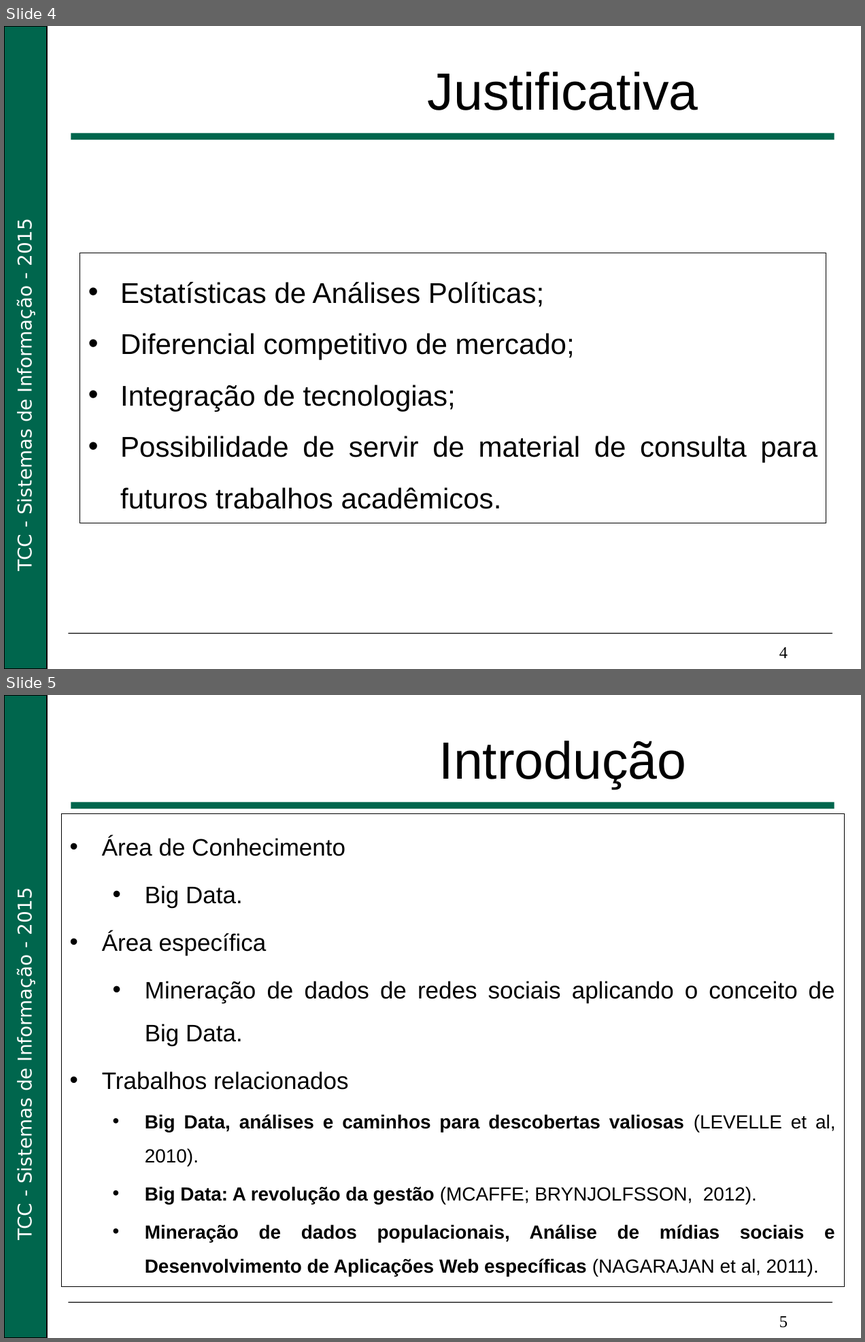
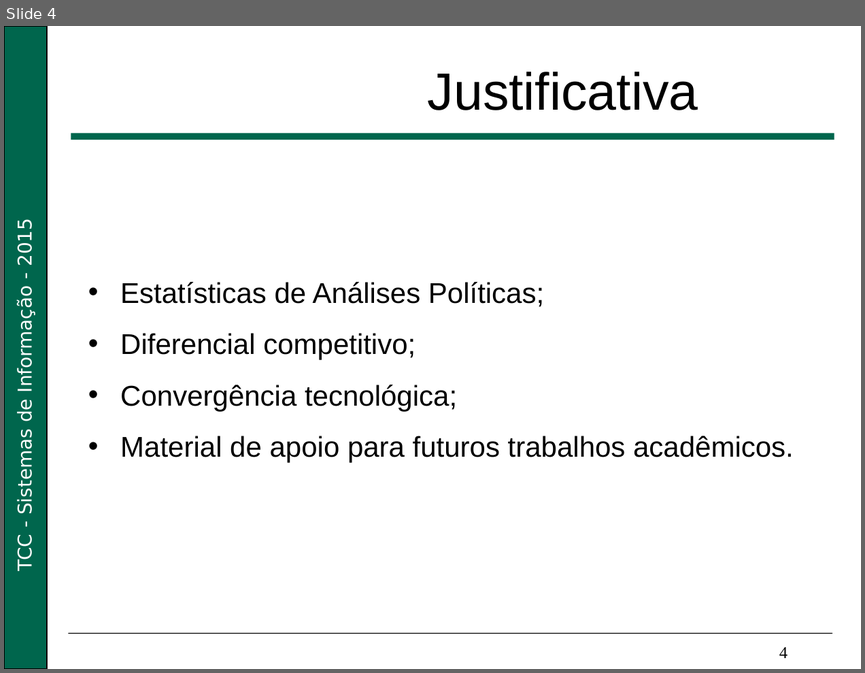
Before and after one commit to Nikofoxxx/TCC, a slide deck: documents/life_cycle/Apresentação_Big_Data.pptx. Shown one above the other, each under a label of ours: slides 4 and 5 before the commit, slide 4 after it. The pictures are 865x1342 and 865x673 pixels, drawn with LibreOffice and Linux fonts; fonts in the diff are those of the drawing; background and template pictures are left out. Boxes give left, top, right and bottom in pixels: in the first picture for what was removed or moved away, otherwise in the second. Text is boxed around its words. In the diff, an @@ line names an element or a change of style, - is before the commit and + after.

Commit message:
Atualizações Finais para a qualificação
Errata/Apresentação finalizados.

```diff
--- a/documents/life_cycle/Apresentação_Big_Data.pptx
+++ b/documents/life_cycle/Apresentação_Big_Data.pptx
@@ slide 5 removed at <box>4,695,861,1338</box>, background #FFFFFF; not listed: 4 template elements that a slide beside it also shows @@
@@ title removed at <box>439,741,687,789</box> @@
-Introdução
@@ rectangle removed at <box>61,814,844,1286</box> @@
-• Área de Conhecimento
-  • Big Data.
-• Área específica
-  • Mineração de dados de redes sociais aplicando o conceito de Big Data.
-• Trabalhos relacionados
-  • Big Data, análises e caminhos para descobertas valiosas (LEVELLE et al, 2010).
-  • Big Data: A revolução da gestão (MCAFFE; BRYNJOLFSSON, 2012).
-  • Mineração de dados populacionais, Análise de mídias sociais e Desenvolvimento de Aplicações Web específicas (NAGARAJAN et al, 2011).
@@ text removed at <box>779,1316,787,1327</box> @@
-5
@@ slide 4 changed as well @@
@@ text "Estatísticas de Análises Políticas;": place and size @@
-text "Estatísticas de Análises Políticas;" at <box>80,253,827,523</box>
+text "Estatísticas de Análises Políticas;" at <box>120,282,793,463</box>
@@ text "Estatísticas de Análises Políticas;" at <box>120,282,793,463</box>: outline #000000 0.75 pt to none @@
@@ text at <box>120,333,793,463</box>: text changed @@
-• Diferencial competitivo de mercado;
-• Integração de tecnologias;
-• Possibilidade de servir de material de consulta para futuros trabalhos acadêmicos.
+• Diferencial competitivo;
+• Convergência tecnológica;
+• Material de apoio para futuros trabalhos acadêmicos.
```
Also in this commit, not shown: 12 other slides changed, 1 slide added, 2 other slides removed, 3 other files.
